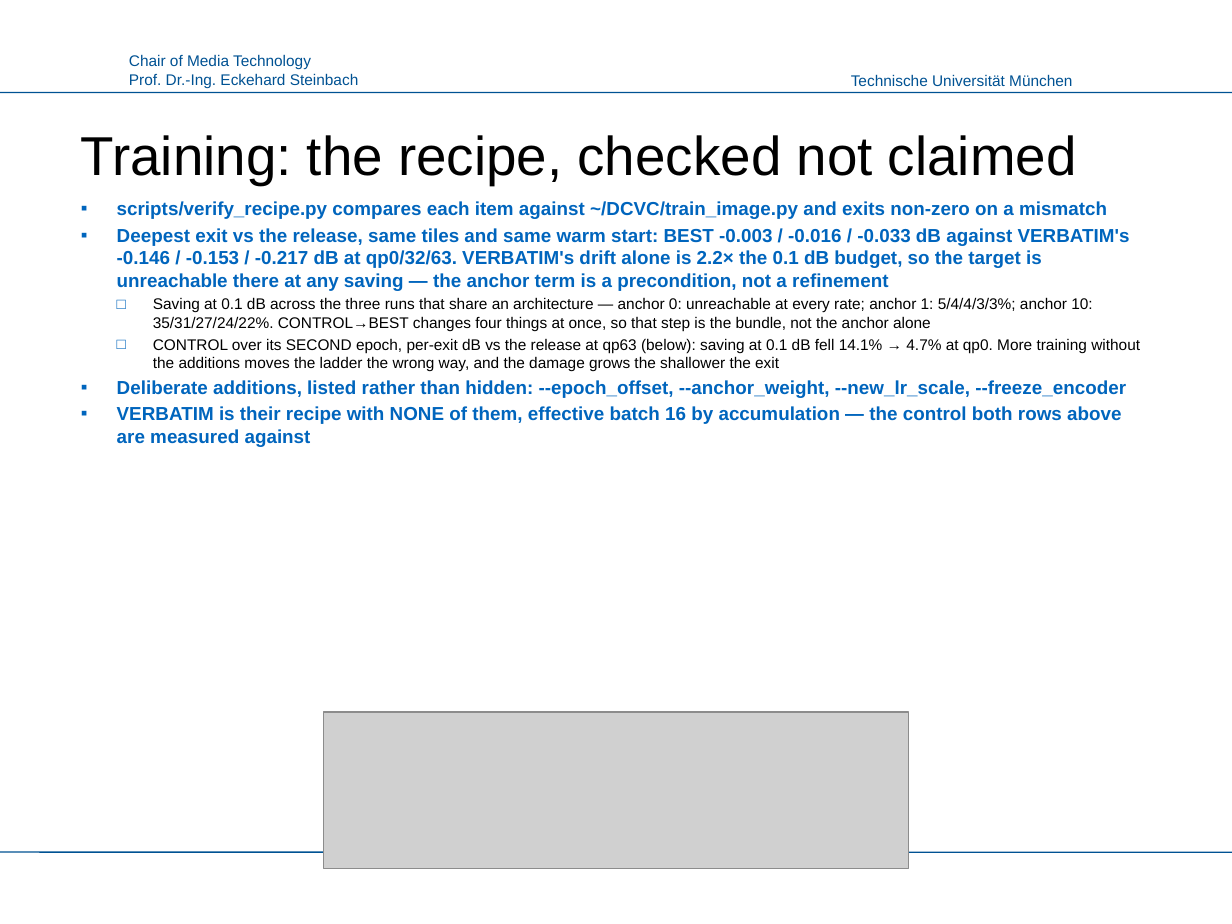
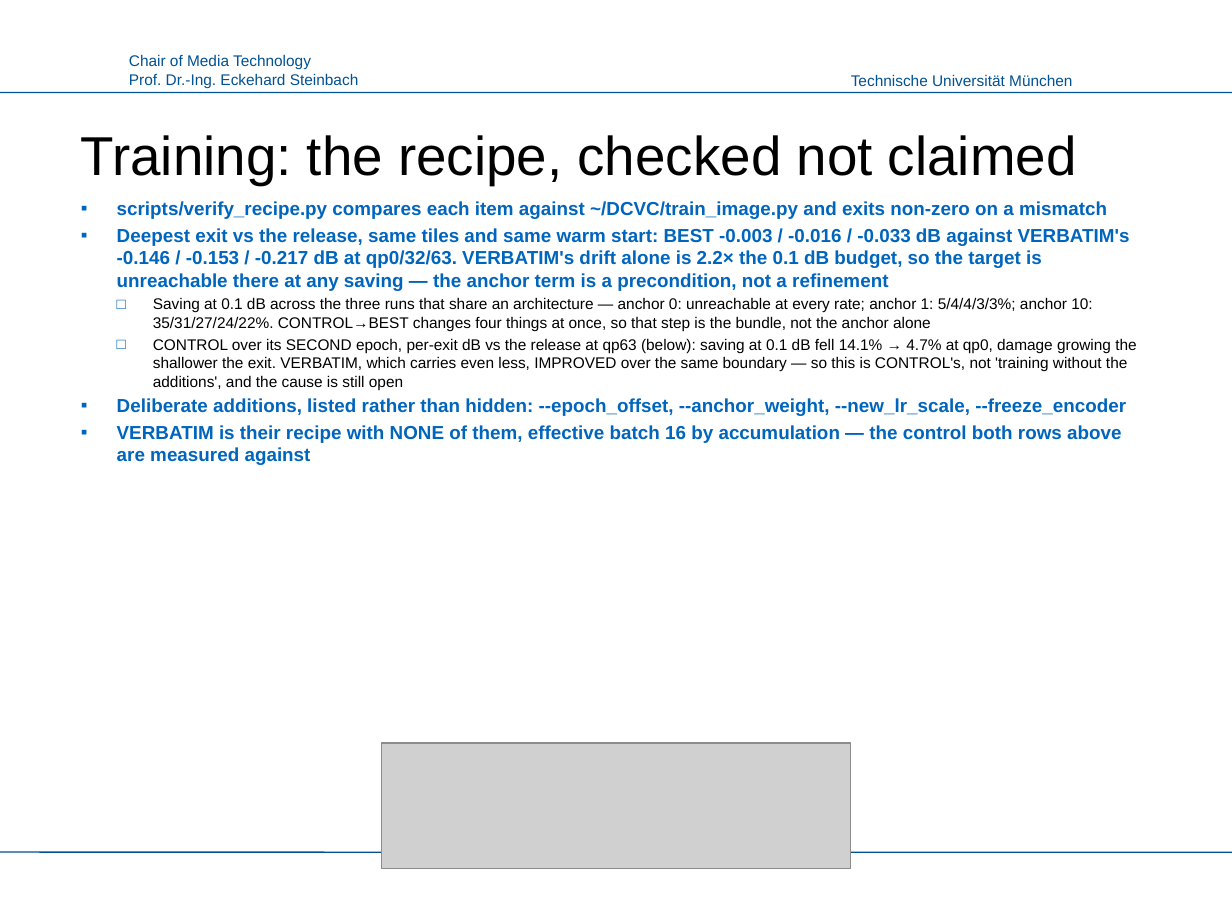
Before and after one commit to canerim/FLEX-FLOP, a slide deck: slide 5 of paper/FLEX-UF_LMT.pptx. Drawn at 1232x924 pixels with LibreOffice and Linux fonts; fonts in the diff are those of the drawing; grey boxes stand for pictures; background and template pictures are left out. Boxes give left, top, right and bottom in pixels: in the first picture for what was removed or moved away, otherwise in the second. Text is boxed around its words. In the diff, an @@ line names an element or a change of style, - is before the commit and + after.

```diff
--- a/paper/FLEX-UF_LMT.pptx
+++ b/paper/FLEX-UF_LMT.pptx
@@ text at (x1=153, y1=338, x2=1136, y2=390): text changed @@
-  □ CONTROL over its SECOND epoch, per-exit dB vs the release at qp63 (below): saving at 0.1 dB fell 14.1% → 4.7% at qp0. More training without the additions moves the ladder the wrong way, and the damage grows the shallower the exit
+  □ CONTROL over its SECOND epoch, per-exit dB vs the release at qp63 (below): saving at 0.1 dB fell 14.1% → 4.7% at qp0, damage growing the shallower the exit. VERBATIM, which carries even less, IMPROVED over the same boundary — so this is CONTROL's, not 'training without the additions', and the cause is still open
@@ picture resized from (x1=324, y1=712, x2=909, y2=869) to (x1=381, y1=743, x2=850, y2=869) @@
```
Also in this commit, not shown: 4 other files.
